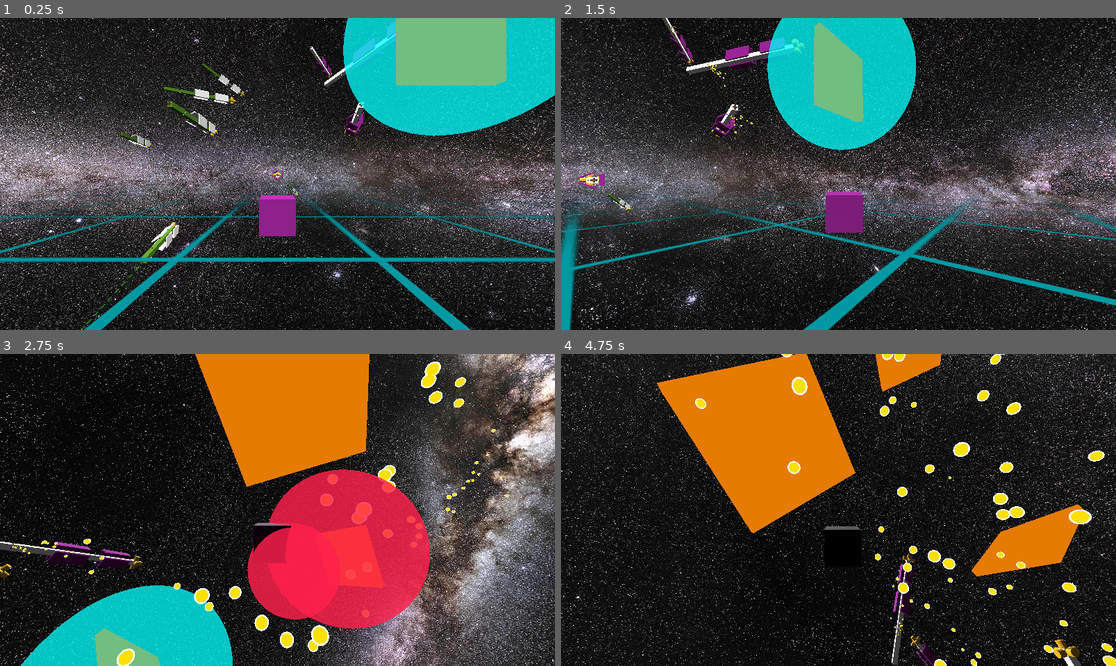
Above: before the commit, frames 1-4 (two rows, left to right).
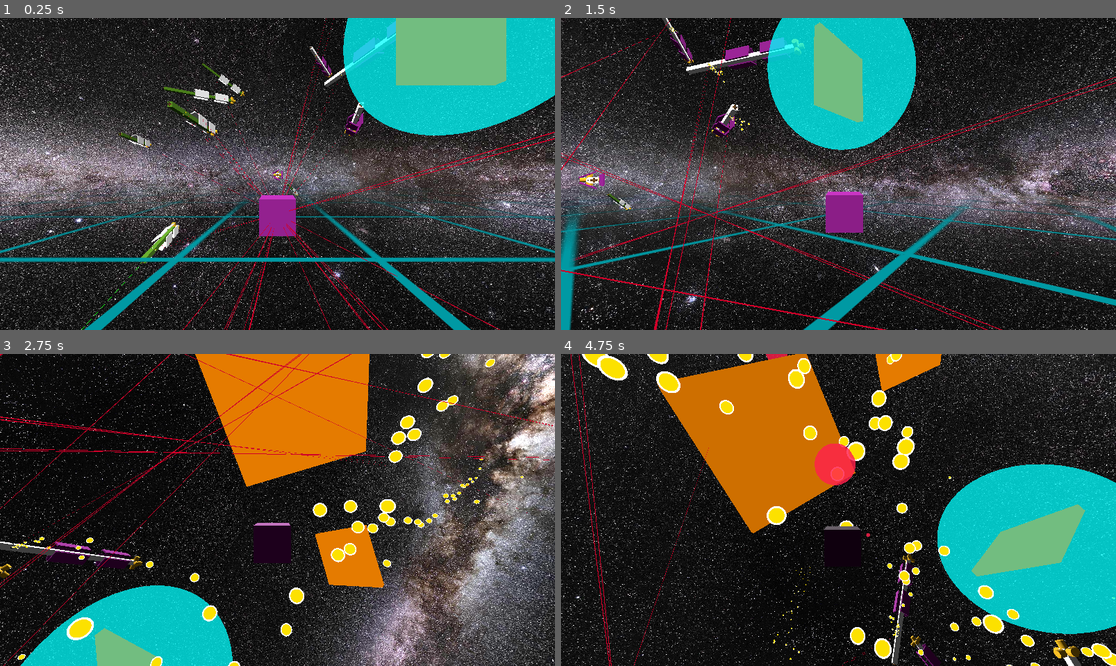
Above: after the commit, the same moments.

Repository: david-andrew/Aberration
Game: Godot game, scene res://world.tscn
The game is run twice, just before and just after one commit, with the same random seed, the same clock (stepped at 60 frames per second) and the same inputs.
Inputs:
- Up to frame 1 (0.25 s): no input
- Up to frame 2 (1.5 s): hold Right (right) 0.53-1.28 s; hold A (a) 0.53-1.28 s; tap D (d) at 0.8, 1.35 s; hold Down (down) from 1.28 s (still down)
- Up to frame 3 (2.75 s): tap E (e) at 1.55 s; release Down (down) at 2.03 s; hold Right (right) from 2.03 s (still down); hold E (e) from 2.03 s (still down); tap Q (q) at 2.3 s
- Up to frame 4 (4.75 s): release Right (right) at 2.78 s; release E (e) at 2.78 s; hold Up (up) 2.78-3.53 s; tap Q (q) at 2.85 s; tap S (s) at 3.05 s; hold S (s) 3.53-4.28 s; hold Left (left) from 3.53 s (still down); tap Space (space) at 3.8, 4.35 s; tap W (w) at 4.55 s

The runs differ from the first frame. In frame 1, 0.9% of the frame differs, in the area x 23-100%, y 0-100%; in frame 2, 1.5%; in frame 3, 17%; in frame 4, 20%, in the area x 1-100%, y 0-100%.

Commit message:
made cannons lead their target

Diff:
--- a/scenes/cannon_module.tscn
+++ b/scenes/cannon_module.tscn
@@ -23,13 +23,13 @@
 
 [sub_resource type="StandardMaterial3D" id="StandardMaterial3D_5mjnl"]
 shading_mode = 0
-albedo_color = Color(0.298039, 0.298039, 1, 1)
+albedo_color = Color(0.815686, 0, 0.164706, 1)
 
 [sub_resource type="CylinderMesh" id="CylinderMesh_kcksl"]
 material = SubResource("StandardMaterial3D_5mjnl")
-top_radius = 0.05
-bottom_radius = 0.05
-height = 100.0
+top_radius = 0.005
+bottom_radius = 0.005
+height = 500.0
 
 [node name="CannonModule" type="RigidBody3D"]
 max_contacts_reported = 10
@@ -53,11 +53,7 @@
 [node name="Health" parent="." instance=ExtResource("1_gvrty")]
 MAX_HEALTH = 5
 
-[node name="RayCast3D" type="RayCast3D" parent="."]
-transform = Transform3D(1, 0, 0, 0, 1, 0, 0, 0, 1, 0, 0, -2)
-target_position = Vector3(0, 0, -500)
-debug_shape_thickness = 5
-
-[node name="MeshInstance3D" type="MeshInstance3D" parent="RayCast3D"]
-transform = Transform3D(1, 0, 0, 0, -4.37114e-08, -1, 0, 1, -4.37114e-08, 0, 0, -50)
+[node name="TargetSight" type="MeshInstance3D" parent="."]
+transform = Transform3D(1, 0, 0, 0, -4.37114e-08, -1, 0, 1, -4.37114e-08, 0, 0, -250)
 mesh = SubResource("CylinderMesh_kcksl")
+skeleton = NodePath("")
--- a/scenes/large_ship.tscn
+++ b/scenes/large_ship.tscn
@@ -115,20 +115,12 @@
 
 [node name="CannonModule" parent="." instance=ExtResource("6_yv72x")]
 transform = Transform3D(-4.37114e-08, 0, -1, 0, 1, 0, 1, 0, -4.37114e-08, 2, 0, 29.0368)
-max_contacts_reported = 10
-contact_monitor = true
 
 [node name="CannonModule2" parent="." instance=ExtResource("6_yv72x")]
 transform = Transform3D(1, 0, 0, 0, -4.37114e-08, -1, 0, 1, -4.37114e-08, 0, 2, 29)
-max_contacts_reported = 10
-contact_monitor = true
 
 [node name="CannonModule3" parent="." instance=ExtResource("6_yv72x")]
 transform = Transform3D(2.98023e-08, 4.37114e-08, 1, 1, -8.88178e-16, -2.98023e-08, 0, 1, -4.37114e-08, -2, 0, 29)
-max_contacts_reported = 10
-contact_monitor = true
 
 [node name="CannonModule4" parent="." instance=ExtResource("6_yv72x")]
 transform = Transform3D(-1, -1.02251e-15, -1.39091e-08, -1.39091e-08, 4.37114e-08, 1, 0, 1, -4.37114e-08, 0, -2, 29)
-max_contacts_reported = 10
-contact_monitor = true
--- a/scenes/laser_module.tscn
+++ b/scenes/laser_module.tscn
@@ -48,6 +48,8 @@
 material = SubResource("StandardMaterial3D_aj35o")
 
 [node name="LaserModule" type="RigidBody3D"]
+max_contacts_reported = 10
+contact_monitor = true
 script = ExtResource("1_tgvav")
 
 [node name="MeshInstance3D" type="MeshInstance3D" parent="."]
--- a/scripts/cannon_module.gd
+++ b/scripts/cannon_module.gd
@@ -4,7 +4,7 @@
 var possible_targets: Array[RigidBody3D] = []
 var original_transform: Transform3D
 @export var MIN_ANGLE_WITH_SURFACE: float = PI/8
-var ray: RayCast3D
+var target_sight_laser: MeshInstance3D
 var original_parent
 
 const SHOOT_FREQUENCY = 20 #shots/second
@@ -25,9 +25,8 @@
 	target = get_tree().current_scene.find_child('Player')
 	original_transform = Transform3D(transform)
 
-	ray = $RayCast3D
-	ray.enabled = false
-	ray.visible = false
+	target_sight_laser = $TargetSight
+	target_sight_laser.visible = false
 
 	original_parent = get_parent()
 
@@ -56,46 +55,16 @@
 		return
 
 	var expected_position = HelperFunctions.compute_expected_target_position(global_position, BULLET_INITIAL_SPEED, target.global_position, target.linear_velocity)
-
-	# TODO: long term, this only seems to be correct for one orientation of turret
-	#check that target is at an aimable spot
-	#var dot = (original_transform.basis * (global_position - target.global_position)).normalized().dot(Vector3.FORWARD)
-
-	# check if cannon can point at the target
-	#if PI/2 - acos(dot) < MIN_ANGLE_WITH_SURFACE:
-		##print('target is out of angular range')
-		#transform.basis = original_transform.basis
-		#return
-
-	#var t = to_local(target.global_position).length() / BULLET_INITIAL_SPEED
-	#print('t is ', t, target.global_position, target.linear_velocity * t)
 	#look_at(target.global_position, Vector3.UP)
-	look_at(target.global_position, Vector3.UP)
-	#look_at(expected_position, Vector3.UP)
-
+	look_at(expected_position, Vector3.UP)
 
 	# check if cannon is beyond max rotation
 	if transform.basis.z.dot(original_transform.basis.z) < 0.25:
-		ray.visible = false
+		target_sight_laser.visible = false
 		return
-
-	##draw a raycast from the turret tip and check if it collides with the player
-	ray.visible = false
-	ray.force_raycast_update()
-	var collider = ray.get_collider()
-	if not collider:
-		ray.visible = false
-		return
-
-	#ray.visible = collider == target
-	#if collider == target:
-		#print('raycast hitting target ', target)
-	#else:
-		#print('raycast not hitting target ', target)
-
-	if collider == target:
-		#ray.visible = true
-		shoot_bullet()
+	target_sight_laser.visible = true
+	shoot_bullet()
+	return
 
 
 func shoot_bullet():
@@ -105,6 +74,8 @@
 		bullet.global_basis = global_basis
 		bullet.position = global_position + (target.global_position - global_position).normalized() * 2 + Vector3(randf(), randf(), randf()) * 0.5
 		bullet.global_position -= 2*global_transform.basis.z
-		bullet.linear_velocity = linear_velocity + BULLET_INITIAL_SPEED * -global_transform.basis.z + Vector3(randfn(0,1), randfn(0,1), randfn(0,1))
+		bullet.linear_velocity = linear_velocity + BULLET_INITIAL_SPEED * -global_transform.basis.z + Vector3(randfn(0,1), randfn(0,1), randfn(0,1))*0.5
 		last_shot_time = Time.get_ticks_msec()
 		total_bullets_shot += 1
+
+		#apply_central_impulse(BULLET_INITIAL_SPEED * bullet.mass/50 * Vector3.FORWARD * basis)
--- a/scripts/helper_functions.gd
+++ b/scripts/helper_functions.gd
@@ -6,36 +6,24 @@
 	var relative_pos = target_pos - source_pos
 
 	#DEBUG shorter not quite correct version
-	var t = relative_pos.length() / shot_speed
+	#var t = relative_pos.length() / shot_speed
 	#print('calculated t: ', t)
-	return target_pos + target_vel * t
+	#return target_pos + target_vel * t
 
-	#
-	#
-	##all values are relative to global. result will also be global
-	#var A = target_vel.length_squared() - shot_speed*shot_speed
-	#var B = 2*target_vel.dot(relative_pos)
-	#var C = relative_pos.length_squared()
-#
-	#var discriminant = B*B - 4*A*C
-#
-	#if discriminant < 0:
-		#return target_pos
-#
-	#var t = (-B + sqrt(discriminant)) / (2*A)
-	##var t2 = (-B - sqrt(discriminant)) / (2*A)
-##
-	### take the smallest positive value
-	##var t
-	##if t2 > 0:
-		##t = t1
-	##elif t1 > 0:
-		##t = t1
-	##else:
-		##return target_pos
-	##print('computed t ', t)
-	#
-	#return target_pos + target_vel*t
-	#
-	#
-	#return Vector3.ZERO
+
+
+	#all values are relative to global. result will also be global
+	var A = target_vel.length_squared() - shot_speed*shot_speed
+	var B = 2*target_vel.dot(relative_pos)
+	var C = relative_pos.length_squared()
+
+	var discriminant = B*B - 4*A*C
+
+	if discriminant < 0:
+		return target_pos
+
+	var t1 = (-B + sqrt(discriminant)) / (2*A)
+	var t2 = (-B - sqrt(discriminant)) / (2*A)
+	var t = max(t1,t2)
+
+	return target_pos + target_vel*t
--- a/world.tscn
+++ b/world.tscn
@@ -15,6 +15,7 @@
 [sub_resource type="BoxShape3D" id="BoxShape3D_278ud"]
 
 [sub_resource type="StandardMaterial3D" id="StandardMaterial3D_t4b5v"]
+albedo_color = Color(0.55, 0, 0.534, 1)
 
 [sub_resource type="BoxMesh" id="BoxMesh_l6wpm"]
 material = SubResource("StandardMaterial3D_t4b5v")
@@ -132,6 +133,7 @@
 script = ExtResource("4_mhwvw")
 
 [node name="Health" parent="Player" instance=ExtResource("2_1cdyd")]
+MAX_HEALTH = 1000
 
 [node name="Laser" parent="Player" instance=ExtResource("4_c62u1")]
 
